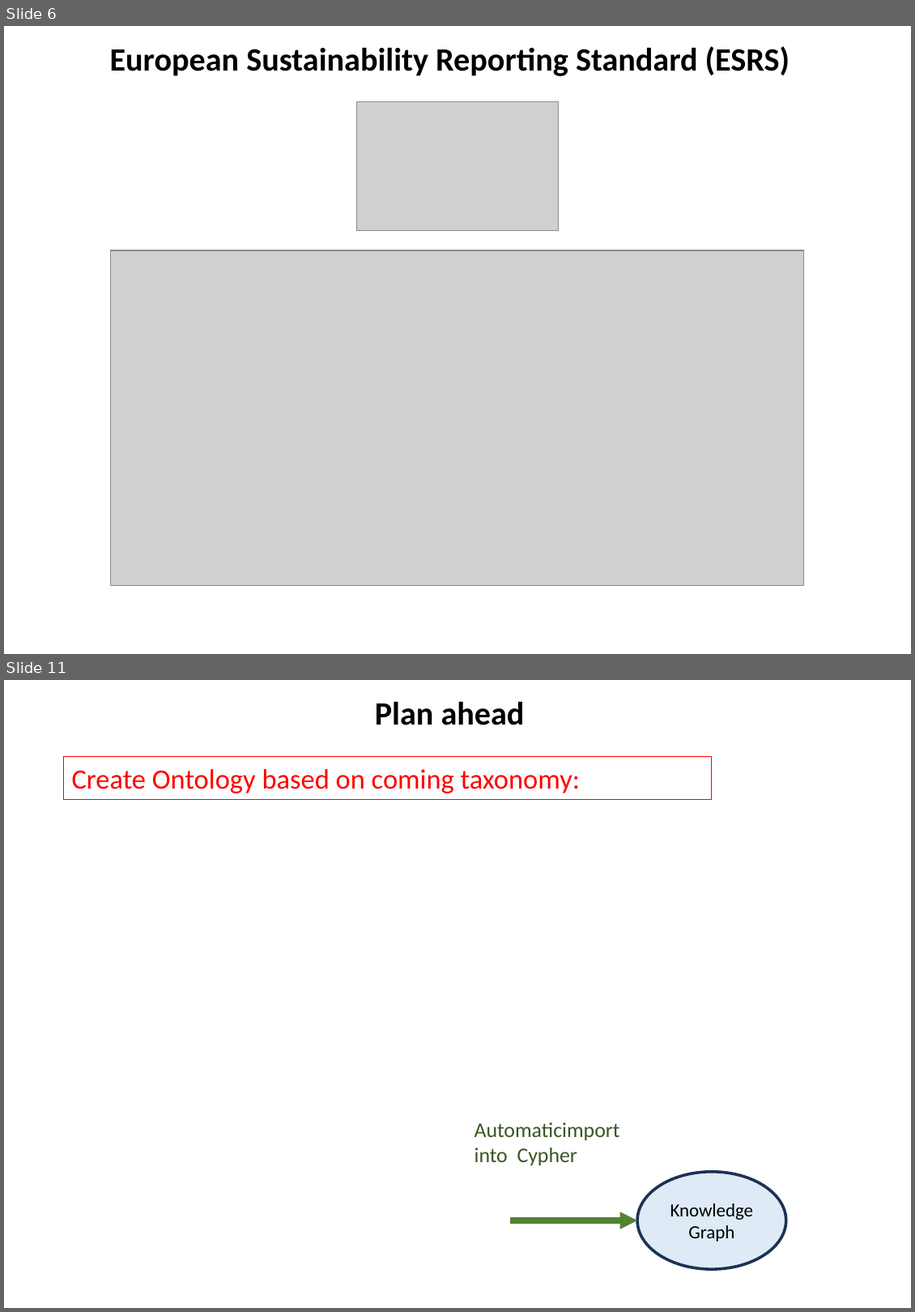
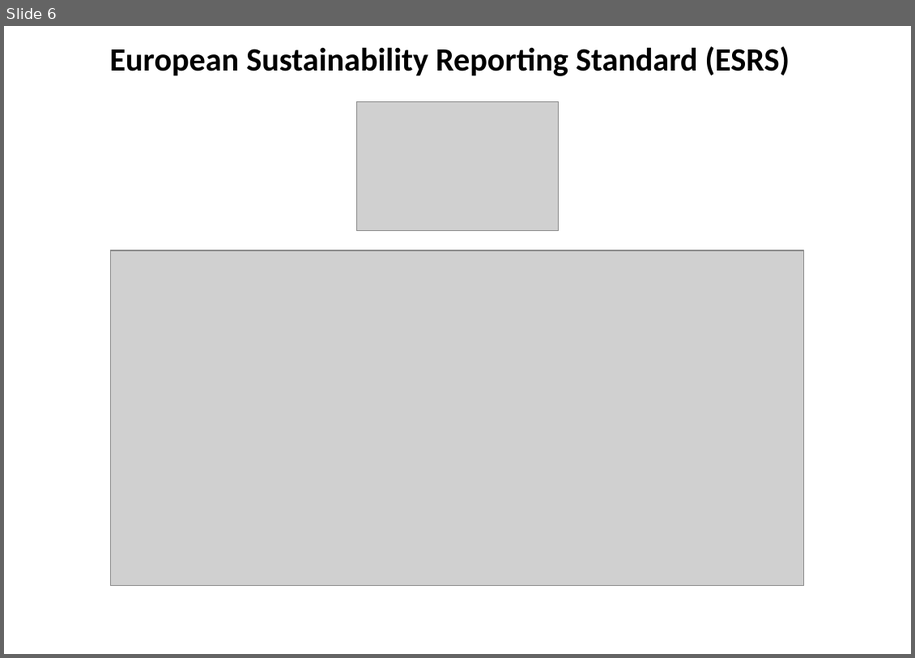
Before and after one commit to rainergo/UASFRA-MS-KnowledgeGraph, a slide deck: project/Project.pptx. Shown one above the other, each under a label of ours: slides 6 and 11 before the commit, slide 6 after it; the slides between them are not shown. The pictures are 915x1312 and 915x658 pixels, drawn with LibreOffice and Linux fonts; fonts in the diff are those of the drawing; grey boxes stand for pictures. Boxes give left, top, right and bottom in pixels: in the first picture for what was removed or moved away, otherwise in the second. Text is boxed around its words. In the diff, an @@ line names an element or a change of style, - is before the commit and + after.

```diff
--- a/project/Project.pptx
+++ b/project/Project.pptx
@@ slide 11 removed at (4,680,911,1308), background #FFFFFF @@
@@ text removed at (375,701,525,725) @@
-Plan ahead
@@ rectangle removed at (63,757,712,799) @@
-Create Ontology based on coming taxonomy:
@@ text removed at (475,1122,620,1165) @@
-Automaticimport into Cypher
@@ ellipse removed at (638,1172,787,1269) @@
-Knowledge Graph
@@ arrow removed from (510, 1220) to (638, 1220) @@
```
Also in this commit, not shown: 5 slides changed, 4 slides added, 4 other files.
